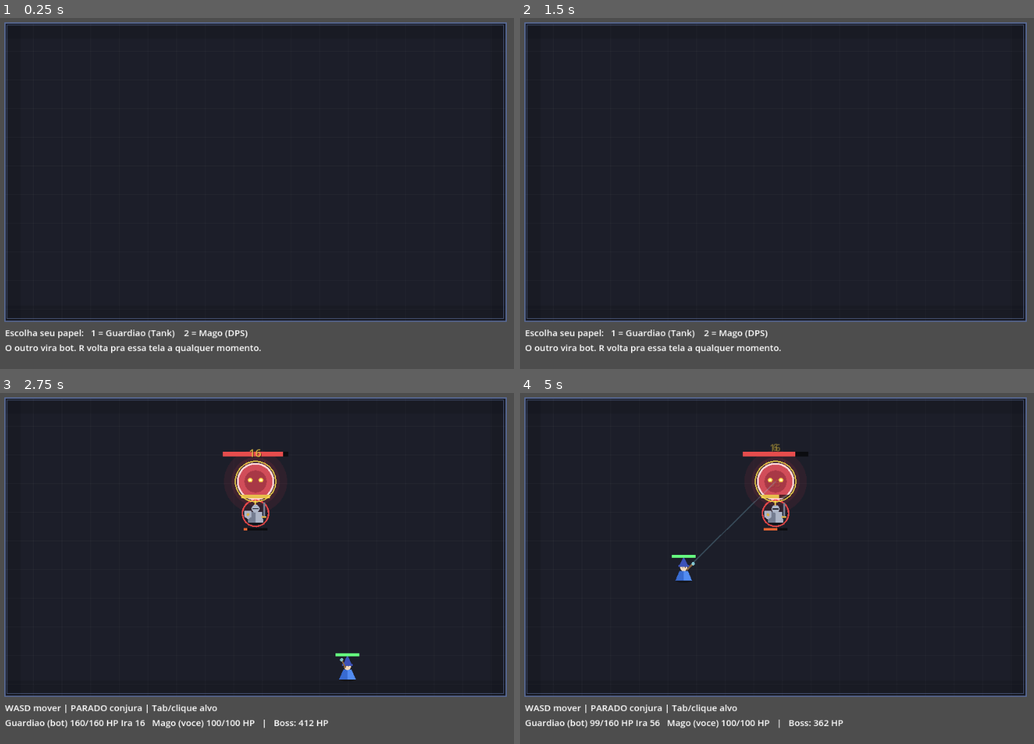
Above: before the commit, frames 1-4 (two rows, left to right).
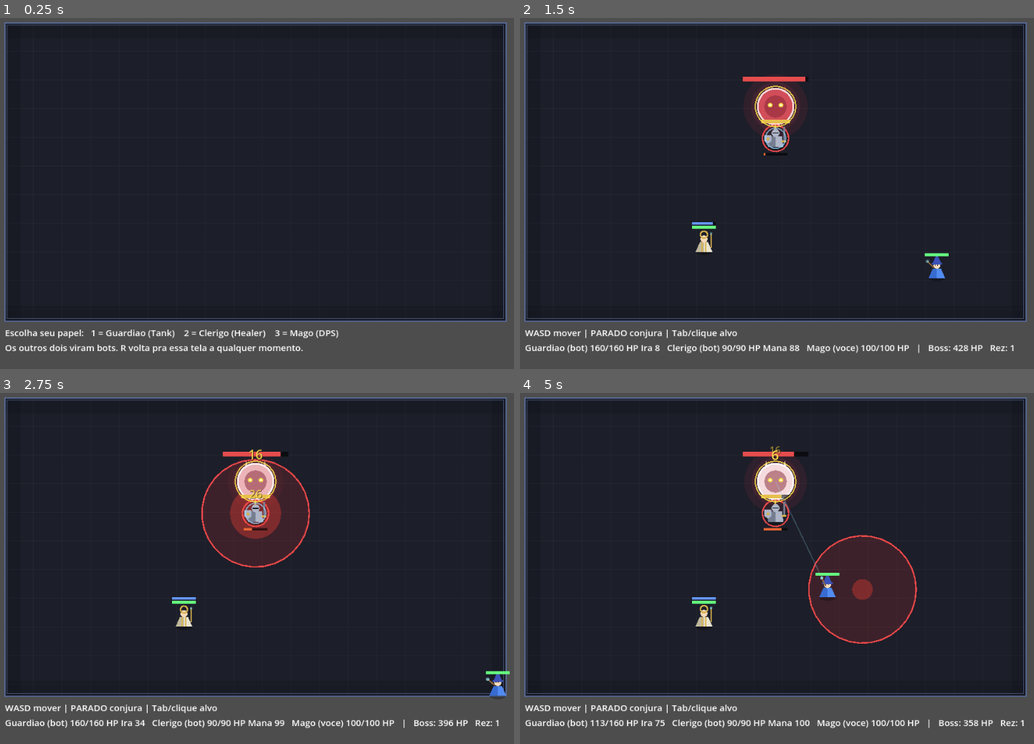
Above: after the commit, the same moments.

Repository: fcbicalho-cloud/Impossiblebosses
Game: Godot game, scene res://Main.tscn
Two runs of this game, one before a commit and one after it. Both use one fixed random seed, a clock stepped at 60 frames per second and the inputs below.
Inputs (mouse positions are in pixels of both pictures, inside the frame that each line leads up to):
- Up to frame 1 (0.25 s): no input
- Up to frame 2 (1.5 s): tap Enter at 0.5 s; move the mouse to (900, 158) at 0.52 s; hold D 0.53-1.28 s; tap 3 at 0.6 s; click (900, 158) at 0.67 s; tap 4 at 0.8, 1.35 s; move the mouse to (658, 197) at 1.27 s; hold S from 1.28 s (still down)
- Up to frame 3 (2.75 s): tap 2 at 1.55, 2.1 s; move the mouse to (313, 470) at 2.02 s; release S at 2.03 s; hold D from 2.03 s (still down); tap 1 at 2.3 s
- Up to frame 4 (5 s): move the mouse to (746, 628) at 2.77 s; release D at 2.78 s; hold W 2.78-3.53 s; tap 1 at 2.85 s; click (746, 628) at 2.92 s; tap 3 at 3.05, 3.6 s; move the mouse to (946, 610) at 3.52 s; hold A from 3.53 s (still down); tap 4 at 3.8, 4.35 s; move the mouse to (602, 494) at 4.27 s; tap 2 at 4.55 s

The runs differ from the first frame. In frame 1, 0.9% of the frame differs, in the area x 2-66%, y 88-96%; in frame 2, 3.4%; in frame 3, 5.7%; in frame 4, 7.2%, in the area x 13-99%, y 14-96%.

Commit message:
feat(fase 4): Clerigo (Healer) fecha a trindade + combat-rez
- clerigo.gd: novo, extends PartyMember. Mana (regen), Cura (cast parado 55),
  Cura Rapida (instant 22), Escudo (absorcao 40), Ressurreicao (channel; revive
  50% e consome carga de rez do boss). Auto-mira o aliado com menos vida.
  Bot proativo: rez > critico > Cura Rapida de manutencao > Escudo preventivo
  no alvo do boss > Cura reservada. Visual: clerigo com aureola e cajado-gema.
- boss.gd: rez_charges (1 por encontro).
- main.gd: escolha de 3 papeis (1 Tank / 2 Healer / 3 DPS), spawn dos 3 + bots,
  teclas 1-4, HUD com Mana e cargas de rez.

Trindade completa jogavel: humano em qualquer papel, os outros dois como bots.

Co-Authored-By: Claude Sonnet 5 <noreply@anthropic.com>
Claude-Session: https://claude.ai/code/session_01AGq6QZNWbbKFDuXbKAjmXP

Diff:
--- a/scripts/boss.gd
+++ b/scripts/boss.gd
@@ -22,9 +22,11 @@
 const MELEE_INTERVAL := 1.6
 const MELEE_DAMAGE := 26.0
 const TAUNT_THREAT_BONUS := 40.0
+const REZ_CHARGES_PER_ENCOUNTER := 1
 
 var arena_rect := Rect2()
 var phase := 1
+var rez_charges := REZ_CHARGES_PER_ENCOUNTER
 
 var _aoes: Array = []   # cada item: {"pos": Vector2, "timer": float}
 var _aoe_cd := 1.5
@@ -39,6 +41,7 @@
 	max_hp = 450.0
 	hp = max_hp
 	radius = 30.0
+	rez_charges = REZ_CHARGES_PER_ENCOUNTER
 
 
 func _process(delta: float) -> void:
--- /dev/null
+++ b/scripts/clerigo.gd
@@ -0,0 +1,315 @@
+extends PartyMember
+class_name Clerigo
+## Clerigo — Healer. Jogável (humano) ou bot.
+##
+## A cura sempre mira automaticamente o aliado com menos vida (sem seleção
+## manual) — a decisão real é QUAL habilidade e QUANDO. Recurso: Mana.
+## Habilidades (teclas 1-4): Cura (cast parado, forte), Cura Rápida (instant),
+## Escudo (absorção), Ressurreição (channel; consome 1 carga de rez do boss).
+##
+## Visual procedural: clérigo de robe clara com auréola e cajado com gema;
+## brilho sagrado ao conjurar.
+
+const MAX_HP_VALUE := 90.0
+const SPEED := 210.0
+
+const MANA_MAX := 100.0
+const MANA_REGEN := 9.0
+
+const CURA_CAST_TIME := 1.0
+const CURA_COST := 30.0
+const CURA_AMOUNT := 55.0
+
+const RAPIDA_COOLDOWN := 2.5
+const RAPIDA_COST := 15.0
+const RAPIDA_AMOUNT := 22.0
+
+const ESCUDO_COOLDOWN := 9.0
+const ESCUDO_COST := 20.0
+const ESCUDO_AMOUNT := 40.0
+
+const REZ_CAST_TIME := 2.5
+const REZ_COST := 40.0
+const REZ_HP_FRACTION := 0.5
+
+var mana := MANA_MAX
+
+var _rapida_cd := 0.0
+var _escudo_cd := 0.0
+var _cast_kind := ""  # "" | "cura" | "rez"
+var _cast_progress := 0.0
+var _cast_target: PartyMember = null
+var _interrupt_timer := 0.0
+
+
+func _ready() -> void:
+	super._ready()
+	role_label = "Clerigo"
+	max_hp = MAX_HP_VALUE
+	hp = max_hp
+	radius = 14.0
+
+
+func _process(delta: float) -> void:
+	if not alive:
+		return
+	_tick_visuals(delta)
+	mana = minf(MANA_MAX, mana + MANA_REGEN * delta)
+	_rapida_cd = maxf(0.0, _rapida_cd - delta)
+	_escudo_cd = maxf(0.0, _escudo_cd - delta)
+	if _interrupt_timer > 0.0:
+		_interrupt_timer -= delta
+
+	var moving := _bot_move(delta) if is_bot else _human_move(delta)
+	if is_bot:
+		_bot_decide()
+	_progress_cast(delta, moving)
+	queue_redraw()
+
+
+func _human_move(delta: float) -> bool:
+	var dir := _read_wasd()
+	var moving := dir != Vector2.ZERO
+	if moving:
+		position += dir.normalized() * SPEED * delta
+		_clamp_to_arena()
+	return moving
+
+
+func _bot_move(delta: float) -> bool:
+	var flee := _aoe_flee_vector()
+	if flee != Vector2.ZERO:
+		position += flee * SPEED * delta
+		_clamp_to_arena()
+		return true
+	return false
+
+
+func _progress_cast(delta: float, moving: bool) -> void:
+	if _cast_kind == "":
+		return
+	if moving or _cast_target == null or not is_instance_valid(_cast_target):
+		if _cast_progress > 0.15:
+			_interrupt_timer = 0.35
+		_cast_kind = ""
+		_cast_progress = 0.0
+		return
+	_cast_progress += delta
+	var needed := CURA_CAST_TIME if _cast_kind == "cura" else REZ_CAST_TIME
+	if _cast_progress >= needed:
+		if _cast_kind == "cura":
+			_cast_target.heal(CURA_AMOUNT)
+		elif _cast_kind == "rez":
+			_cast_target.revive(REZ_HP_FRACTION)
+			if boss != null and is_instance_valid(boss):
+				boss.rez_charges = maxi(0, boss.rez_charges - 1)
+		_cast_kind = ""
+		_cast_progress = 0.0
+		_cast_target = null
+
+
+func activate_ability(index: int) -> void:
+	if not alive:
+		return
+	if index == 1:
+		_start_cura(_lowest_hp_ally())
+	elif index == 2:
+		_use_rapida(_lowest_hp_ally())
+	elif index == 3:
+		_use_escudo(_lowest_hp_ally())
+	elif index == 4:
+		_start_rez(_dead_ally())
+
+
+func get_ability_info(index: int) -> Dictionary:
+	if index == 1:
+		return {"name": "Cura", "cost": CURA_COST, "cd_remaining": 0.0}
+	elif index == 2:
+		return {"name": "Cura Rapida", "cost": RAPIDA_COST, "cd_remaining": _rapida_cd}
+	elif index == 3:
+		return {"name": "Escudo", "cost": ESCUDO_COST, "cd_remaining": _escudo_cd}
+	elif index == 4:
+		return {"name": "Rez", "cost": REZ_COST, "cd_remaining": 0.0}
+	return {}
+
+
+func _start_cura(t: PartyMember) -> void:
+	if _cast_kind != "" or t == null or mana < CURA_COST:
+		return
+	mana -= CURA_COST
+	_cast_kind = "cura"
+	_cast_progress = 0.0
+	_cast_target = t
+
+
+func _use_rapida(t: PartyMember) -> void:
+	if _rapida_cd > 0.0 or t == null or mana < RAPIDA_COST:
+		return
+	_rapida_cd = RAPIDA_COOLDOWN
+	mana -= RAPIDA_COST
+	t.heal(RAPIDA_AMOUNT)
+
+
+func _use_escudo(t: PartyMember) -> void:
+	if _escudo_cd > 0.0 or t == null or mana < ESCUDO_COST:
+		return
+	_escudo_cd = ESCUDO_COOLDOWN
+	mana -= ESCUDO_COST
+	t.add_shield(ESCUDO_AMOUNT)
+
+
+func _start_rez(t: PartyMember) -> void:
+	if _cast_kind != "" or t == null or mana < REZ_COST:
+		return
+	if boss == null or not is_instance_valid(boss) or boss.rez_charges <= 0:
+		return
+	mana -= REZ_COST
+	_cast_kind = "rez"
+	_cast_progress = 0.0
+	_cast_target = t
+
+
+## Bot: prioriza (1) rez de morto; (2) crítico <0.3 usa o que houver; (3)
+## moderado 0.3-0.6 prefere Cura Rápida; (4) preventivo (mana>60%, nada urgente)
+## escuda quem o boss está batendo agora; (5) sobra: Cura reservada pra <0.7.
+func _bot_decide() -> void:
+	if _cast_kind != "":
+		return
+	var dead := _dead_ally()
+	if dead != null and boss != null and is_instance_valid(boss) and boss.rez_charges > 0 and mana >= REZ_COST:
+		_start_rez(dead)
+		return
+
+	var weakest := _lowest_hp_ally()
+	if weakest == null:
+		return
+	var frac: float = weakest.hp_fraction()
+
+	if frac < 0.3:
+		if _rapida_cd <= 0.0 and mana >= RAPIDA_COST:
+			_use_rapida(weakest)
+		elif _escudo_cd <= 0.0 and mana >= ESCUDO_COST:
+			_use_escudo(weakest)
+		elif mana >= CURA_COST:
+			_start_cura(weakest)
+		return
+
+	if frac < 0.6:
+		if _rapida_cd <= 0.0 and mana >= RAPIDA_COST:
+			_use_rapida(weakest)
+		elif mana >= CURA_COST:
+			_start_cura(weakest)
+		return
+
+	if mana >= MANA_MAX * 0.6 and _escudo_cd <= 0.0:
+		var tanked := _current_boss_target()
+		if tanked != null and tanked.shield <= 0.0:
+			_use_escudo(tanked)
+			return
+
+	if frac < 0.7 and mana >= CURA_COST:
+		_start_cura(weakest)
+
+
+func _lowest_hp_ally() -> PartyMember:
+	var best: PartyMember = null
+	var best_frac := INF
+	for n: PartyMember in get_tree().get_nodes_in_group("party"):
+		if not is_instance_valid(n) or not n.alive:
+			continue
+		var f: float = n.hp_fraction()
+		if f < best_frac:
+			best_frac = f
+			best = n
+	return best
+
+
+func _dead_ally() -> PartyMember:
+	for n: PartyMember in get_tree().get_nodes_in_group("party"):
+		if is_instance_valid(n) and not n.alive:
+			return n
+	return null
+
+
+func _current_boss_target() -> PartyMember:
+	if boss == null or not is_instance_valid(boss) or not boss.has_method("current_target"):
+		return null
+	var t: PartyMember = boss.current_target()
+	return t
+
+
+func _draw() -> void:
+	_draw_character()
+	_draw_shield_overlay()
+	_draw_cast_bar()
+	_draw_hp_bar(40.0, 5.0, -radius - 16.0, Color(0.4, 1.0, 0.5))
+	_draw_mana_bar()
+
+
+func _draw_character() -> void:
+	var dead := not alive
+	var bob := 0.0 if dead else sin(anim_time * 3.2) * 1.4
+
+	# Sombra.
+	draw_set_transform(Vector2(0.0, radius * 0.95), 0.0, Vector2(1.0, 0.4))
+	draw_circle(Vector2.ZERO, radius, Color(0, 0, 0, 0.28))
+	draw_set_transform(Vector2(0.0, -bob), 0.0, Vector2.ONE)
+
+	# Brilho sagrado ao conjurar.
+	if _cast_kind != "" and not dead:
+		draw_circle(Vector2.ZERO, radius * 1.5, Color(1.0, 0.95, 0.6, 0.12))
+
+	var robe := _flash_mix(Color(0.92, 0.90, 0.82) if not dead else Color(0.5, 0.5, 0.52))
+	var robe_dark := _flash_mix(Color(0.75, 0.72, 0.62) if not dead else Color(0.4, 0.4, 0.44))
+	var skin := _flash_mix(Color(0.96, 0.86, 0.74) if not dead else Color(0.5, 0.5, 0.52))
+	var gold := _flash_mix(Color(0.85, 0.70, 0.30) if not dead else Color(0.5, 0.48, 0.42))
+	var w := radius
+
+	# Robe.
+	draw_colored_polygon(PackedVector2Array([
+		Vector2(-w, radius), Vector2(w, radius),
+		Vector2(w * 0.5, -radius * 0.15), Vector2(-w * 0.5, -radius * 0.15),
+	]), robe)
+	draw_colored_polygon(PackedVector2Array([
+		Vector2(-w, radius), Vector2(0.0, radius),
+		Vector2(0.0, -radius * 0.15), Vector2(-w * 0.5, -radius * 0.15),
+	]), robe_dark)
+	# Estola dourada.
+	draw_line(Vector2(-radius * 0.2, -radius * 0.15), Vector2(-radius * 0.2, radius), gold, 2.0)
+	draw_line(Vector2(radius * 0.2, -radius * 0.15), Vector2(radius * 0.2, radius), gold, 2.0)
+
+	# Cabeça + auréola.
+	var head := Vector2(0.0, -radius * 0.55)
+	draw_circle(head, radius * 0.42, skin)
+	draw_arc(head + Vector2(0.0, -radius * 0.5), radius * 0.42, 0.0, TAU, 20, gold, 2.5)
+
+	# Cajado com gema (mão direita).
+	var top := Vector2(radius * 0.85, -radius * 1.2)
+	draw_line(Vector2(radius * 0.85, radius * 0.5), top, gold, 2.5)
+	var gem_pulse := 0.9 if _cast_kind != "" else (0.6 + 0.15 * sin(anim_time * 5.0))
+	draw_circle(top, radius * 0.16, Color(0.5, 0.9, 1.0, gem_pulse))
+
+	draw_set_transform(Vector2.ZERO, 0.0, Vector2.ONE)
+
+
+func _draw_cast_bar() -> void:
+	if not alive:
+		return
+	var w := 46.0
+	var h := 5.0
+	var off := Vector2(-w / 2.0, radius + 10.0)
+	if _cast_kind != "" and _cast_progress > 0.0:
+		var needed := CURA_CAST_TIME if _cast_kind == "cura" else REZ_CAST_TIME
+		var color := Color(1.0, 0.85, 0.3) if _cast_kind == "rez" else Color(0.4, 1.0, 0.6)
+		draw_rect(Rect2(off, Vector2(w, h)), Color(0, 0, 0, 0.6), true)
+		draw_rect(Rect2(off, Vector2(w * (_cast_progress / needed), h)), color, true)
+	elif _interrupt_timer > 0.0:
+		draw_rect(Rect2(off, Vector2(w, h)), Color(1.0, 0.3, 0.3, 0.85), true)
+
+
+func _draw_mana_bar() -> void:
+	var w := 40.0
+	var h := 4.0
+	var off := Vector2(-w / 2.0, -radius - 22.0)
+	draw_rect(Rect2(off, Vector2(w, h)), Color(0, 0, 0, 0.6), true)
+	draw_rect(Rect2(off, Vector2(w * (mana / MANA_MAX), h)), Color(0.4, 0.6, 1.0), true)
--- a/scripts/main.gd
+++ b/scripts/main.gd
@@ -11,11 +11,12 @@
 
 const ARENA_RECT := Rect2(60, 60, 840, 500)
 const BOSS_POS := Vector2(480, 200)
-const TANK_START := Vector2(480, 280)
-const MAGO_START := Vector2(480, 410)
+const TANK_START := Vector2(480, 290)
+const HEALER_START := Vector2(360, 430)
+const MAGO_START := Vector2(600, 430)
 
 var state := "select"  # "select" | "playing" | "won" | "lost"
-var human_role := ""   # "tank" | "dps"
+var human_role := ""   # "tank" | "healer" | "dps"
 
 var boss: Boss
 var party: Array = []
@@ -60,6 +61,15 @@
 	guardiao.died.connect(_on_member_died)
 	add_child(guardiao)
 	party.append(guardiao)
+
+	var clerigo := Clerigo.new()
+	clerigo.arena_rect = ARENA_RECT
+	clerigo.position = HEALER_START
+	clerigo.boss = boss
+	clerigo.is_bot = human_role != "healer"
+	clerigo.died.connect(_on_member_died)
+	add_child(clerigo)
+	party.append(clerigo)
 
 	var mago := Mago.new()
 	mago.arena_rect = ARENA_RECT
@@ -71,7 +81,12 @@
 	add_child(mago)
 	party.append(mago)
 
-	human_unit = guardiao if human_role == "tank" else mago
+	if human_role == "tank":
+		human_unit = guardiao
+	elif human_role == "healer":
+		human_unit = clerigo
+	else:
+		human_unit = mago
 
 	if _status_label:
 		_status_label.text = ""
@@ -123,6 +138,9 @@
 			human_role = "tank"
 			_start_encounter()
 		elif keycode == KEY_2:
+			human_role = "healer"
+			_start_encounter()
+		elif keycode == KEY_3:
 			human_role = "dps"
 			_start_encounter()
 		return
@@ -138,6 +156,10 @@
 		human_unit.activate_ability(1)
 	elif keycode == KEY_2 and human_unit.has_method("activate_ability"):
 		human_unit.activate_ability(2)
+	elif keycode == KEY_3 and human_unit.has_method("activate_ability"):
+		human_unit.activate_ability(3)
+	elif keycode == KEY_4 and human_unit.has_method("activate_ability"):
+		human_unit.activate_ability(4)
 
 
 func _try_click_target(world_pos: Vector2) -> void:
@@ -188,7 +210,7 @@
 	if _hint_label == null:
 		return
 	if state == "select":
-		_hint_label.text = "Escolha seu papel:   1 = Guardiao (Tank)    2 = Mago (DPS)\nO outro vira bot. R volta pra essa tela a qualquer momento."
+		_hint_label.text = "Escolha seu papel:   1 = Guardiao (Tank)    2 = Clerigo (Healer)    3 = Mago (DPS)\nOs outros dois viram bots. R volta pra essa tela a qualquer momento."
 		return
 	if state == "won":
 		_hint_label.text = "Voce venceu! Pressione R para escolher papel de novo."
@@ -205,7 +227,7 @@
 			members += _member_summary(m)
 	var boss_txt := ""
 	if is_instance_valid(boss):
-		boss_txt = "Boss: %d HP" % int(round(boss.hp))
+		boss_txt = "Boss: %d HP   Rez: %d" % [int(round(boss.hp)), boss.rez_charges]
 	_hint_label.text = "%s\n%s   |   %s" % [_control_hint(), members, boss_txt]
 
 
@@ -215,12 +237,17 @@
 	if m is Guardiao:
 		var g := m as Guardiao
 		return "Guardiao %s %s Ira %d" % [tag, hp_txt, int(round(g.ira))]
+	elif m is Clerigo:
+		var c := m as Clerigo
+		return "Clerigo %s %s Mana %d" % [tag, hp_txt, int(round(c.mana))]
 	return "Mago %s %s" % [tag, hp_txt]
 
 
 func _control_hint() -> String:
 	if human_role == "tank":
 		return "WASD mover | auto-attack no boss | 1 Provocar | 2 Muralha"
+	elif human_role == "healer":
+		return "WASD mover | cura mira o mais ferido | 1 Cura(parado) | 2 Rapida | 3 Escudo | 4 Rez"
 	return "WASD mover | PARADO conjura | Tab/clique alvo"
 
 
Not shown, changed: README.md
